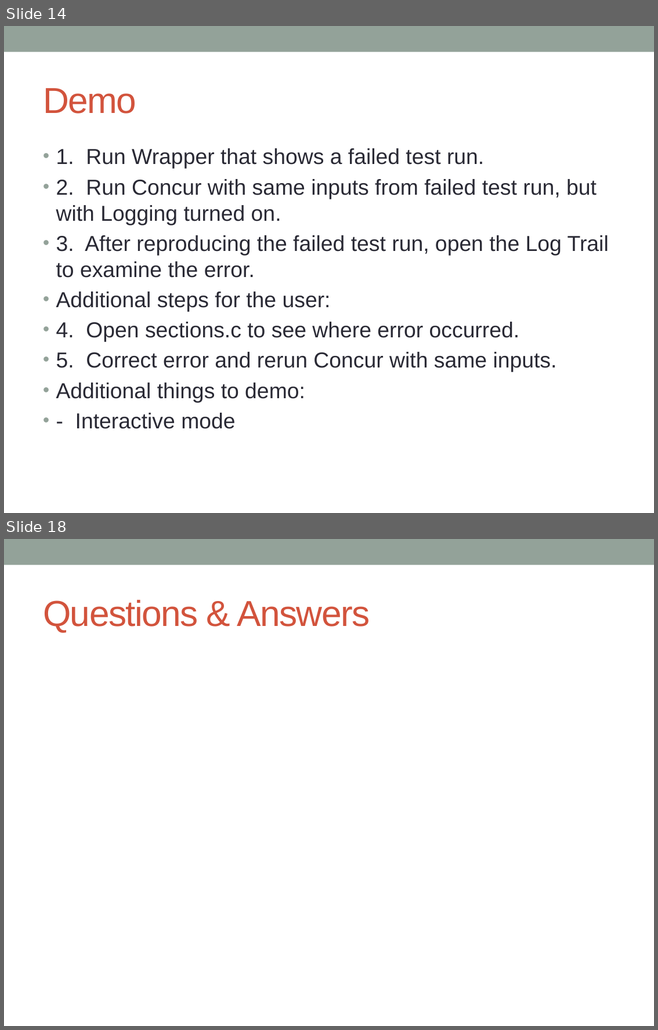
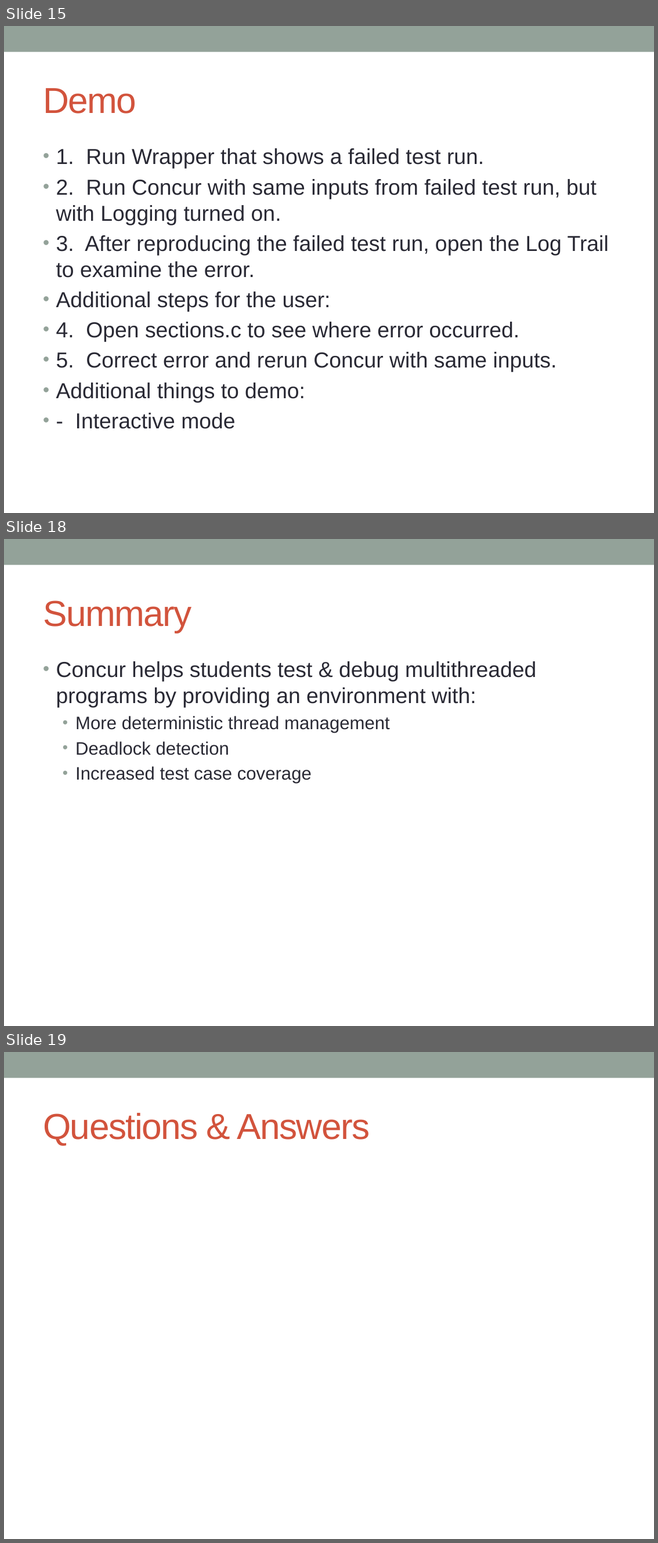
Before and after one commit to concurTestFramework/concurTestFramework, a slide deck: Documents/Concur_Presentation.pptx. Shown one above the other, each under a label of ours: slides 14 and 18 before the commit, slides 15, 18 and 19 after it; the slides between them are not shown. The pictures are 658x1030 and 658x1543 pixels, drawn with LibreOffice and Linux fonts; fonts in the diff are those of the drawing. Boxes give left, top, right and bottom in pixels: in the first picture for what was removed or moved away, otherwise in the second. Text is boxed around its words. In the diff, an @@ line names an element or a change of style, - is before the commit and + after.

```diff
--- a/Documents/Concur_Presentation.pptx
+++ b/Documents/Concur_Presentation.pptx
@@ slide 18 added at [4, 539, 654, 1026], background #FFFFFF; not listed: 1 template element that a slide beside it also shows @@
@@ title added at [43, 600, 192, 633], 40 pt, text #D2533C @@
+Summary
@@ text added at [56, 661, 536, 784], 24 pt, text #292934 @@
+• Concur helps students test & debug multithreaded programs by providing an environment with:
+  • More deterministic thread management
+  • Deadlock detection
+  • Increased test case coverage
@@ what was slide 14 is now slide 15 @@
@@ what was slide 18 is now slide 19 @@
```
Also in this commit, not shown: 11 slides changed, 8 other slides added, 4 slides removed.
